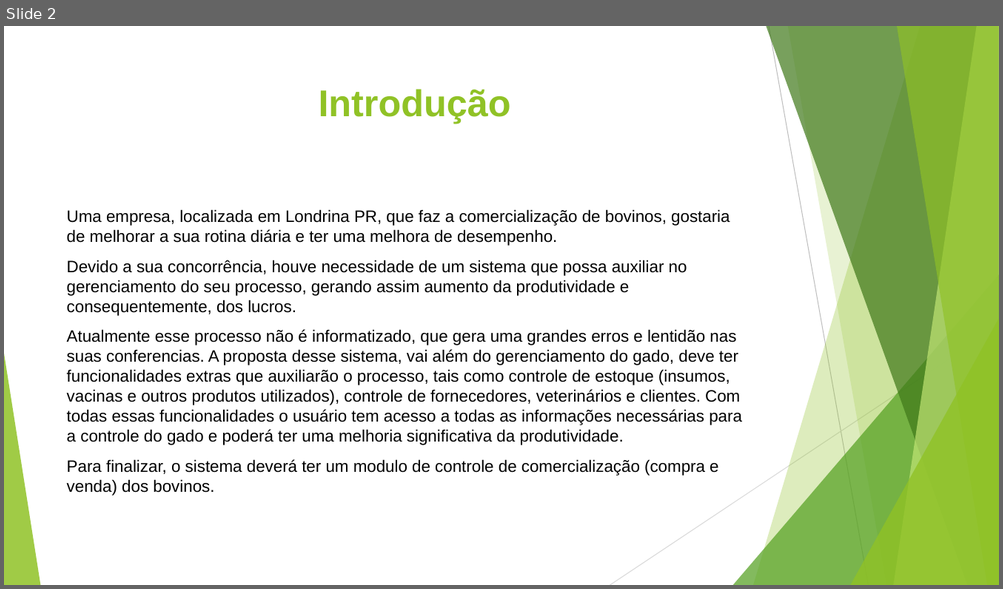
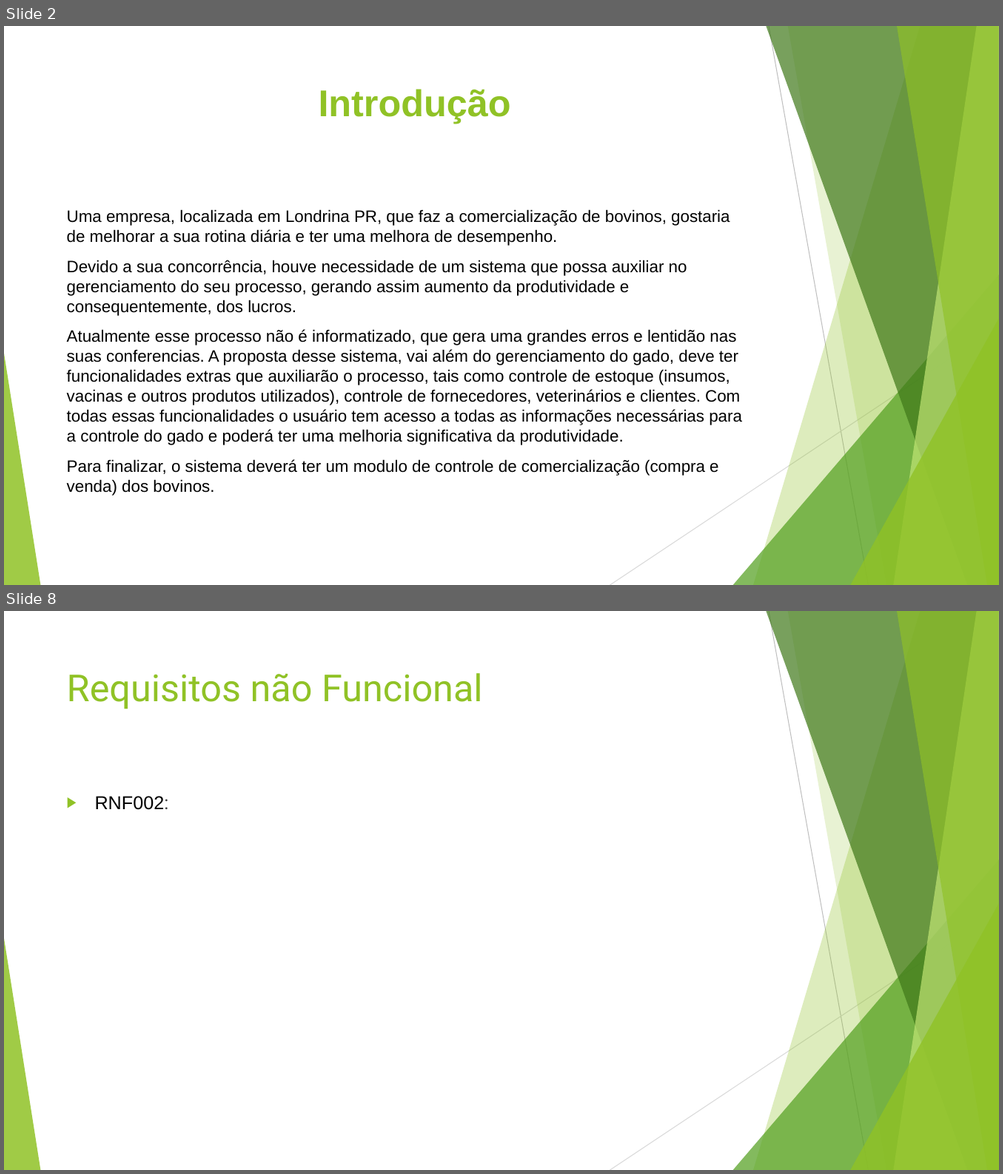
Before and after one commit to chav1985/GerenciamentoBovinos, a slide deck: GerenciamentoBovinos/Documentação/Gerenciamento de Bovino.pptx. Shown one above the other, each under a label of ours: slide 2 before the commit, slides 2 and 8 after it; the slides between them are not shown. The pictures are 1003x589 and 1003x1174 pixels, drawn with LibreOffice and Linux fonts; fonts in the diff are those of the drawing. Boxes give left, top, right and bottom in pixels: in the first picture for what was removed or moved away, otherwise in the second. Text is boxed around its words. In the diff, an @@ line names an element or a change of style, - is before the commit and + after.

```diff
--- a/GerenciamentoBovinos/Documentação/Gerenciamento de Bovino.pptx
+++ b/GerenciamentoBovinos/Documentação/Gerenciamento de Bovino.pptx
@@ slide 8 added at bbox=[4, 611, 999, 1170], background #FFFFFF; not listed: 10 template elements that a slide beside it also shows @@
@@ title added at bbox=[67, 673, 483, 709], 36 pt, text #90C226 @@
+Requisitos não Funcional
@@ text added at bbox=[95, 796, 169, 810], 18 pt, text #000000 @@
+▶ RNF002:
```
Also in this commit, not shown: 6 slides changed, 1 slide removed.
